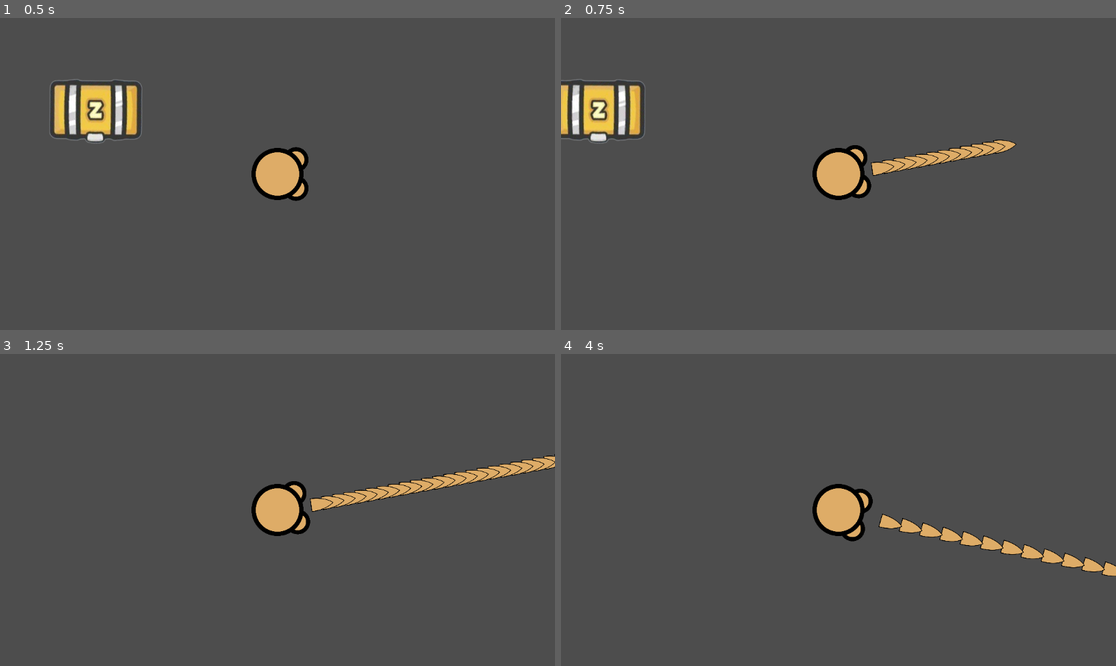
Above: before the commit, frames 1-4 (two rows, left to right).
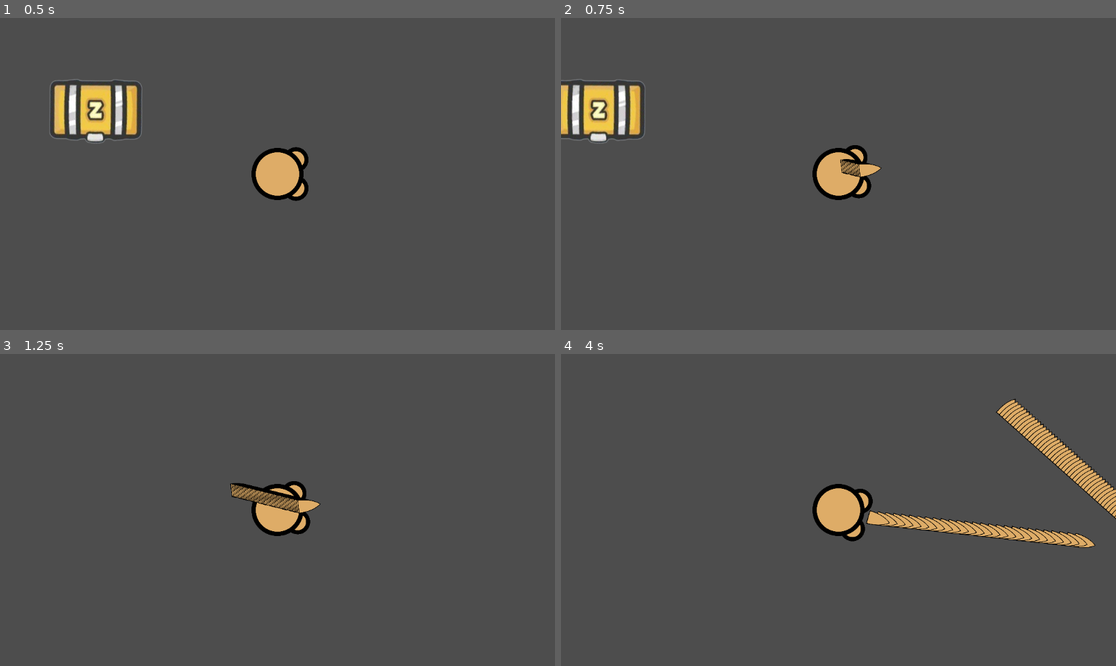
Above: after the commit, the same moments.

Repository: Tiffycake/Jank
Game: Godot game, scene res://Main Scene.tscn
Same seed, same stepped clock (60 frames per second), same inputs: the game is played once before the commit and once after it. This scene is started directly instead of the project's main scene.
Inputs (mouse positions are in pixels of both pictures, inside the frame that each line leads up to):
- Up to frame 1 (0.5 s): no input
- Up to frame 2 (0.75 s): tap Enter at 0.5 s; move the mouse to (960, 158) at 0.52 s; press the mouse at (960, 158) at 0.53 s; hold D (right) from 0.53 s (still down)
- Up to frame 3 (1.25 s): keep holding D (right)
- Up to frame 4 (4 s): move the mouse to (727, 525) at 1.27 s; release D (right) at 1.28 s; release the mouse at (727, 525) at 1.28 s; hold S (down) 1.28-2.03 s; click (727, 525) at 1.35 s; move the mouse to (894, 441) at 2.02 s; press the mouse at (894, 441) at 2.03 s; hold D (right) 2.03-2.78 s; move the mouse to (810, 572) at 2.77 s; release the mouse at (810, 572) at 2.78 s; hold W (up) 2.78-3.53 s; click (810, 572) at 2.85 s; move the mouse to (1005, 556) at 3.52 s; press the mouse at (1005, 556) at 3.53 s; hold A (left) from 3.53 s (still down)

Frame 1 is identical in both runs. In frame 2, 1.3% of the frame differs, in the area x 50-83%, y 38-52%; in frame 3, 2.5%; in frame 4, 4.7%, in the area x 54-100%, y 14-72%.

Commit message:
more component thingies (attack)

Diff:
--- a/project.godot
+++ b/project.godot
@@ -11,7 +11,7 @@
 [application]
 
 config/name="Zombs2"
-run/main_scene="uid://b2rxa47i7gy0x"
+run/main_scene="uid://b0xvbxopa5yrf"
 config/features=PackedStringArray("4.4", "Forward Plus")
 config/icon="res://icon.svg"
 
--- a/scenes/Components/HealthComponent.tscn
+++ b/scenes/Components/HealthComponent.tscn
@@ -4,3 +4,4 @@
 
 [node name="HealthComponent" type="Node2D"]
 script = ExtResource("1_sbtri")
+maxHealth = 10
--- a/scenes/chest.tscn
+++ b/scenes/chest.tscn
@@ -10,7 +10,6 @@
 [node name="Chest" type="StaticBody2D"]
 
 [node name="HealthComponent" parent="." instance=ExtResource("1_gqd3d")]
-maxHealth = 20
 
 [node name="CollisionShape2D" type="CollisionShape2D" parent="."]
 position = Vector2(0, -2.5)
@@ -21,6 +20,6 @@
 
 [node name="HitboxComponent" parent="." instance=ExtResource("3_gqd3d")]
 
-[node name="CollisionShape2D2" type="CollisionShape2D" parent="HitboxComponent"]
+[node name="CollisionShape2D" type="CollisionShape2D" parent="HitboxComponent"]
 position = Vector2(0, -2.5)
 shape = SubResource("RectangleShape2D_f043s")
--- a/scripts/AttackComponent.gd
+++ b/scripts/AttackComponent.gd
@@ -1,12 +1,12 @@
 extends Node2D
-class_name Attack
+class_name AttackComponent
+
+var attackDamage : int
 
 
-# Called when the node enters the scene tree for the first time.
+
 func _ready() -> void:
-	pass # Replace with function body.
+	pass
 
-
-# Called every frame. 'delta' is the elapsed time since the previous frame.
 func _process(delta: float) -> void:
 	pass
--- a/scripts/HealthComponent.gd
+++ b/scripts/HealthComponent.gd
@@ -9,7 +9,7 @@
 	health = maxHealth
 
 
-func damage(attack: Attack):
+func damage(attack: AttackComponent):
 	health -= attack.attackDamage
 	if health <= 0:
 		get_parent().queue_free()
--- a/scripts/HitBoxComponent.gd
+++ b/scripts/HitBoxComponent.gd
@@ -3,7 +3,7 @@
 #@export var healthComponent : HealthComponent
 @onready var healthComponent : HealthComponent = $"../HealthComponent"
 
-func damage(attack: Attack):
+func damage(attack: AttackComponent):
 	if healthComponent:
 		healthComponent.damage(attack)
 
--- a/scripts/bullet.gd
+++ b/scripts/bullet.gd
@@ -2,17 +2,16 @@
 var pos:Vector2
 var rota:float
 var dir:float
-var speed := 2000
 
+var speed := 400
 var attackDamage := 1
-
-
+var lifetime := 600
 
 
 func _on_hitbox_area_entered(area):
 	if area is HitboxComponent:
 		var hitbox : HitboxComponent = area
-		var attack = Attack.new()
+		var attack = AttackComponent.new()
 		attack.attackDamage = attackDamage
 		attack.attackPosition = global_position
 		hitbox.damage(attack)
@@ -29,3 +28,6 @@
 
 	velocity=Vector2(speed,0).rotated(dir)
 	move_and_slide()
+	if lifetime <= 0:
+		self.queue_free()
+	lifetime-=1
